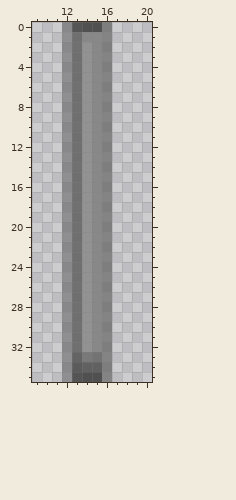
One commit to this pixel-art sprite: TexturePackerFiles/Objects/Door/door_01.png. The picture above was drawn from the file before the commit.
The file is 30x36 pixels. Pixels under 10% opacity are left out. Colours within 5 levels of each other are drawn and written as one. Shown: x 9..20, y 0..35.
New version:
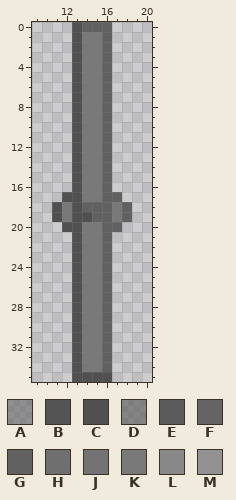
Palette (. is transparent): A #4f4f4f7d  B #505050f5  C #505050  D #52525298  E #565656f5  F #606060f5  G #616161  H #6c6c6cf5  J #737373  K #797979  L #888888  M #929292
Author's note on the commit: Vanish bar and doors
The exact change:
Changed rows in their new state; - is an unchanged pixel.
first column x 11:
 0 -.CGGG--
 1 -.CKKG--
 2 -.CKKG--
 3 -.CKKG--
 4 -.CKKG--
 5 -.CKKG--
 6 -.CKKG--
 7 -.CKKG--
 8 -.CKKG--
 9 -.CKKG--
10 -.CKKG--
11 -.CKKG--
12 -.CKKG--
13 -.CKKG--
14 -.CKKG--
15 -.CKKG--
16 -.CKKG--
17 -CCKKGG-
18 CKCGGGKG
19 CKCCGGKG
20 -CCKKGG-
21 -.CKKG--
22 -.CKKG--
23 -.CKKG--
24 -.CKKG--
25 -.CKKG--
26 -.CKKG--
27 -.CKKG--
28 -.CKKG--
29 -.CKKG--
30 -.CKKG--
31 -.CKKG--
32 -.CKKG--
33 -.C-KG--
34 -.CKKG--
35 -.C--C--
Pixel boxes of the changes (left, top, right, bottom) in both pictures:
changed: (52, 22, 132, 382)
